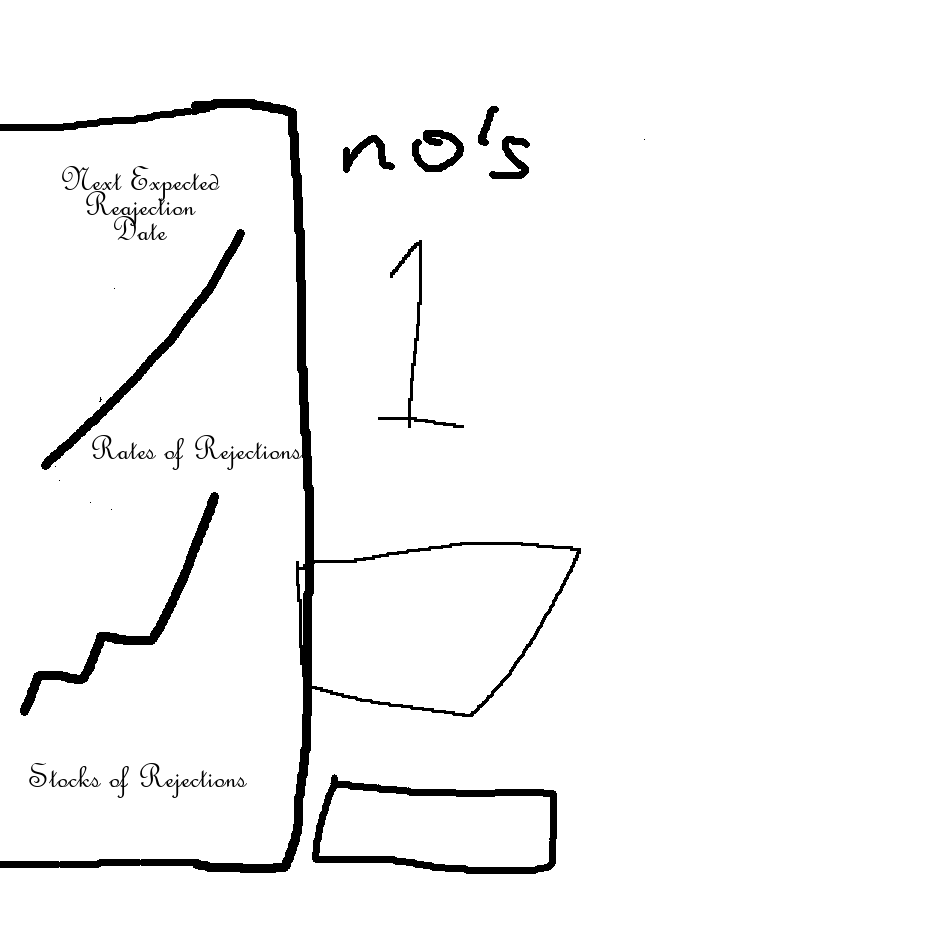
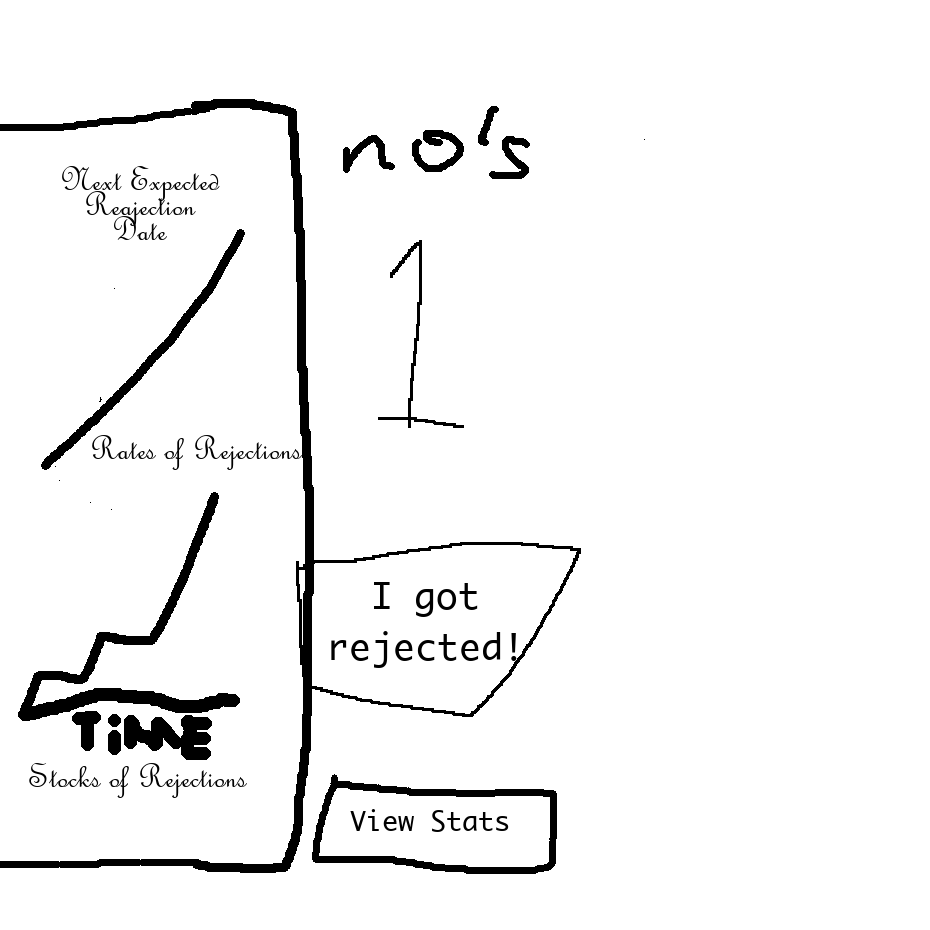
Before/after of a 930×930 layered artwork. What changed in the layer stack:
added layer "I got rejected!" above "View Stats" over 331, 582, 517, 668
added layer "View Stats" above "Rates of Rejections" over 350, 809, 509, 832
painted on "side" over 18, 688, 240, 760
